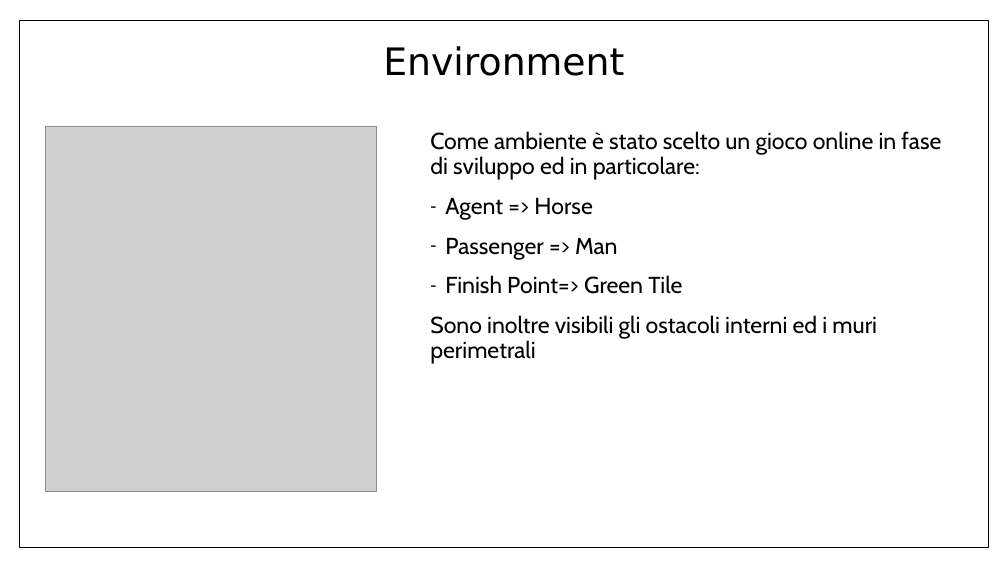
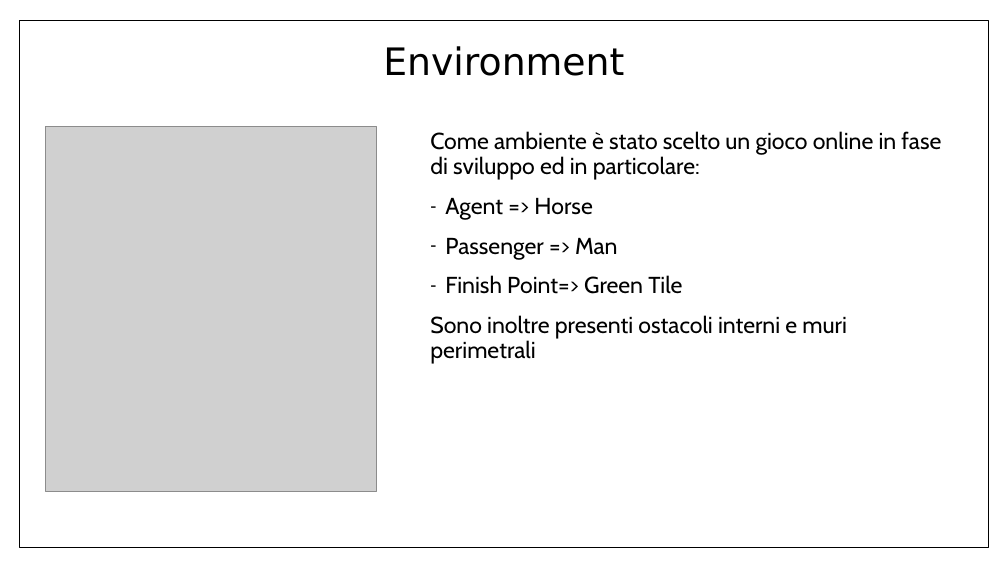
Before and after one commit to Ale1991/IntelligentSystemsLab, a slide deck: slide 3 of Presentazione_RLBrain.pptx. Drawn at 1008x567 pixels with LibreOffice and Linux fonts; fonts in the diff are those of the drawing; grey boxes stand for pictures. Boxes give left, top, right and bottom in pixels: in the first picture for what was removed or moved away, otherwise in the second. Text is boxed around its words. In the diff, an @@ line names an element or a change of style, - is before the commit and + after.

```diff
--- a/Presentazione_RLBrain.pptx
+++ b/Presentazione_RLBrain.pptx
@@ text at bbox=[430, 315, 847, 364]: text changed @@
-Sono inoltre visibili gli ostacoli interni ed i muri perimetrali
+Sono inoltre presenti ostacoli interni e muri perimetrali
```
Also in this commit, not shown: 5 other slides changed, 6 slides added, 2 slides removed.
